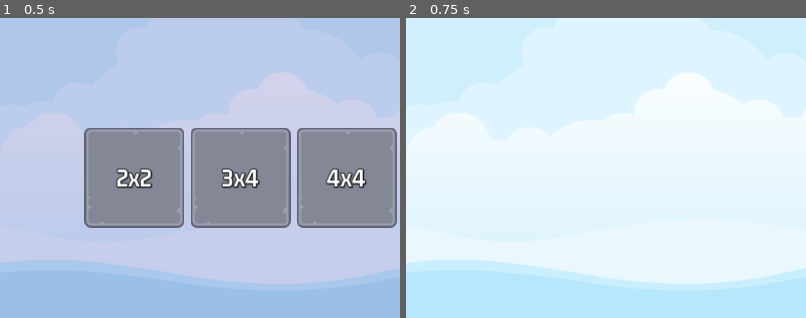
Above: before the commit, frames 1-2 (left to right).
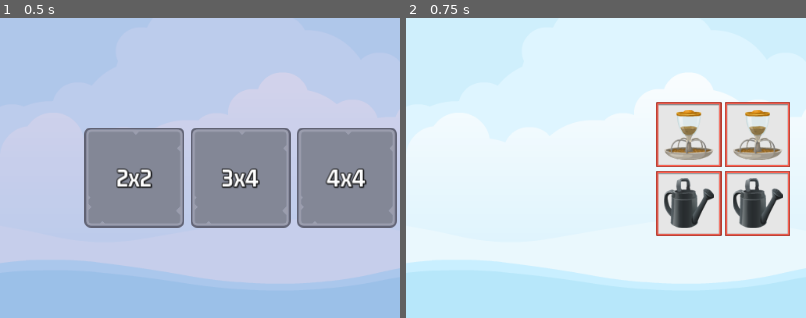
Above: after the commit, the same moments.

Repository: vanonselenp/jam
Game: Godot game, scene res://scenes/master_scene/master_scene.tscn
Same seed, same stepped clock (60 frames per second), same inputs: the game is played once before the commit and once after it.
Inputs:
- Up to frame 1 (0.5 s): no input
- Up to frame 2 (0.75 s): click "2x2" at 0.5 s
The pictures show only the part of the screen within x 0-50%, y 25-75%; the shares and areas given below are measured in that part.

Frame 1 is identical in both runs. In frame 2, 7.3% of the frame differs, in the area x 62-96%, y 28-73%.
Error before the commit: Parse Error: Expected identifier after "." for attribute access. (res://scenes/game_screen/game_screen.gd:27)

Commit message:
main: progress

Diff:
--- a/jumpstart-godot/memory_madness/scenes/game_screen/game_screen.gd
+++ b/jumpstart-godot/memory_madness/scenes/game_screen/game_screen.gd
@@ -1,5 +1,7 @@
 extends Control
 
+
+@export var mem_tile_scene: PackedScene
 
 @onready var sound = $Sound
 @onready var tile_container = $HBoxContainer/MarginGrid/TileContainer
@@ -17,11 +19,24 @@
 
 func _on_exit_button_pressed():
 	SoundManager.play_button_click(sound)
+
+	for child in tile_container.get_children():
+		child.queue_free()
+
 	SignalManager.on_game_exited_pressed.emit()
+
+
+func add_memory_tile(item: Dictionary, frame_image: CompressedTexture2D) -> void:
+	var tile = mem_tile_scene.instantiate()
+	tile_container.add_child(tile)
+	tile.setup(item, frame_image)
 
 
 func on_level_selected(level_selected: int) -> void:
 	var level_selection = GameManager.get_level_selection(level_selected)
-	var frame = ImageManager.get_random_frame()
+	var frame_image = ImageManager.get_random_frame()
 
-	tile_container.
+	tile_container.columns = level_selection.level.cols
+
+	for item in level_selection.images:
+		add_memory_tile(item, frame_image)
--- a/jumpstart-godot/memory_madness/scenes/game_screen/game_screen.tscn
+++ b/jumpstart-godot/memory_madness/scenes/game_screen/game_screen.tscn
@@ -1,8 +1,9 @@
-[gd_scene load_steps=7 format=3 uid="uid://bf8kl8o2r0r66"]
+[gd_scene load_steps=8 format=3 uid="uid://bf8kl8o2r0r66"]
 
 [ext_resource type="Script" path="res://scenes/game_screen/game_screen.gd" id="1_c7x1m"]
 [ext_resource type="LabelSettings" uid="uid://dou4u65afq00m" path="res://assets/gm_32_darkgrey.tres" id="1_k1qpa"]
 [ext_resource type="LabelSettings" uid="uid://bo00yd8e2adh5" path="res://assets/gm_32_white.tres" id="1_te622"]
+[ext_resource type="PackedScene" uid="uid://cyllrvn5usurh" path="res://scenes/memory_tile/memory_tile.tscn" id="2_bo7i8"]
 [ext_resource type="Texture2D" uid="uid://dn0x5eqlr1eay" path="res://assets/ui/blue_button00.png" id="2_icp2n"]
 [ext_resource type="Texture2D" uid="uid://d3aqf3rx746ky" path="res://assets/ui/yellow_button00.png" id="3_37kvk"]
 [ext_resource type="Texture2D" uid="uid://covxi723tlbo3" path="res://assets/ui/green_button00.png" id="4_h4xvf"]
@@ -15,6 +16,7 @@
 grow_horizontal = 2
 grow_vertical = 2
 script = ExtResource("1_c7x1m")
+mem_tile_scene = ExtResource("2_bo7i8")
 
 [node name="HBoxContainer" type="HBoxContainer" parent="."]
 layout_mode = 1
--- /dev/null
+++ b/jumpstart-godot/memory_madness/scenes/memory_tile/memory_tile.gd
@@ -0,0 +1,22 @@
+extends TextureButton
+
+
+@onready var frame_image = $FrameImage
+@onready var item_image = $ItemImage
+
+
+var item_name: String
+
+# Called when the node enters the scene tree for the first time.
+func _ready():
+	pass # Replace with function body.
+
+
+func get_item_name() -> String:
+	return item_image
+
+
+func setup(item: Dictionary, frame_image_texture: CompressedTexture2D) -> void:
+	frame_image.texture = frame_image_texture
+	item_image.texture = item.texture
+	item_name = item.name
--- /dev/null
+++ b/jumpstart-godot/memory_madness/scenes/memory_tile/memory_tile.tscn
@@ -0,0 +1,54 @@
+[gd_scene load_steps=5 format=3 uid="uid://cyllrvn5usurh"]
+
+[ext_resource type="Texture2D" uid="uid://dssc7gmfum0rq" path="res://assets/frames/hidden_frame_blank.png" id="1_dsmq3"]
+[ext_resource type="Script" path="res://scenes/memory_tile/memory_tile.gd" id="2_ax20v"]
+[ext_resource type="Texture2D" uid="uid://mwfe35n7v5i4" path="res://assets/frames/blue_frame.png" id="2_f7qi5"]
+[ext_resource type="Texture2D" uid="uid://ddolo1xupg1a1" path="res://assets/glitch/bag_moving_box.png" id="3_6jm46"]
+
+[node name="MemoryTile" type="TextureButton" groups=["tile"]]
+anchors_preset = 8
+anchor_left = 0.5
+anchor_top = 0.5
+anchor_right = 0.5
+anchor_bottom = 0.5
+offset_left = -42.0
+offset_top = -42.0
+offset_right = 42.0
+offset_bottom = 42.0
+grow_horizontal = 2
+grow_vertical = 2
+pivot_offset = Vector2(42, 42)
+texture_normal = ExtResource("1_dsmq3")
+script = ExtResource("2_ax20v")
+
+[node name="FrameImage" type="TextureRect" parent="."]
+layout_mode = 1
+anchors_preset = 8
+anchor_left = 0.5
+anchor_top = 0.5
+anchor_right = 0.5
+anchor_bottom = 0.5
+offset_left = -42.0
+offset_top = -42.0
+offset_right = 42.0
+offset_bottom = 42.0
+grow_horizontal = 2
+grow_vertical = 2
+pivot_offset = Vector2(42, 42)
+texture = ExtResource("2_f7qi5")
+
+[node name="ItemImage" type="TextureRect" parent="."]
+layout_mode = 1
+anchors_preset = 8
+anchor_left = 0.5
+anchor_top = 0.5
+anchor_right = 0.5
+anchor_bottom = 0.5
+offset_left = -32.0
+offset_top = -32.0
+offset_right = 32.0
+offset_bottom = 32.0
+grow_horizontal = 2
+grow_vertical = 2
+pivot_offset = Vector2(32, 32)
+texture = ExtResource("3_6jm46")
--- a/jumpstart-godot/memory_madness/singletons/game_manager.gd
+++ b/jumpstart-godot/memory_madness/singletons/game_manager.gd
@@ -30,3 +30,8 @@
 		"level": level,
 		"images": selected_images
 	}
+
+
+func clear_nodes_of_group(group_name: String) -> void:
+	for node in get_tree().get_nodes_in_group(group_name):
+		node.queue_free()
